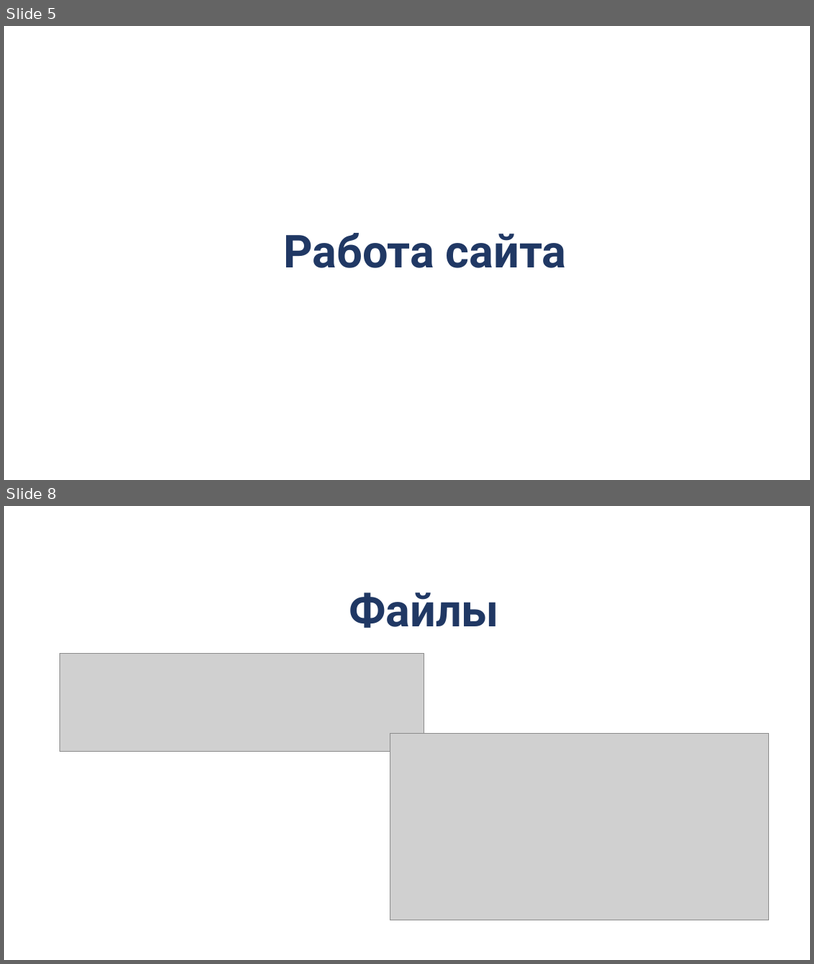
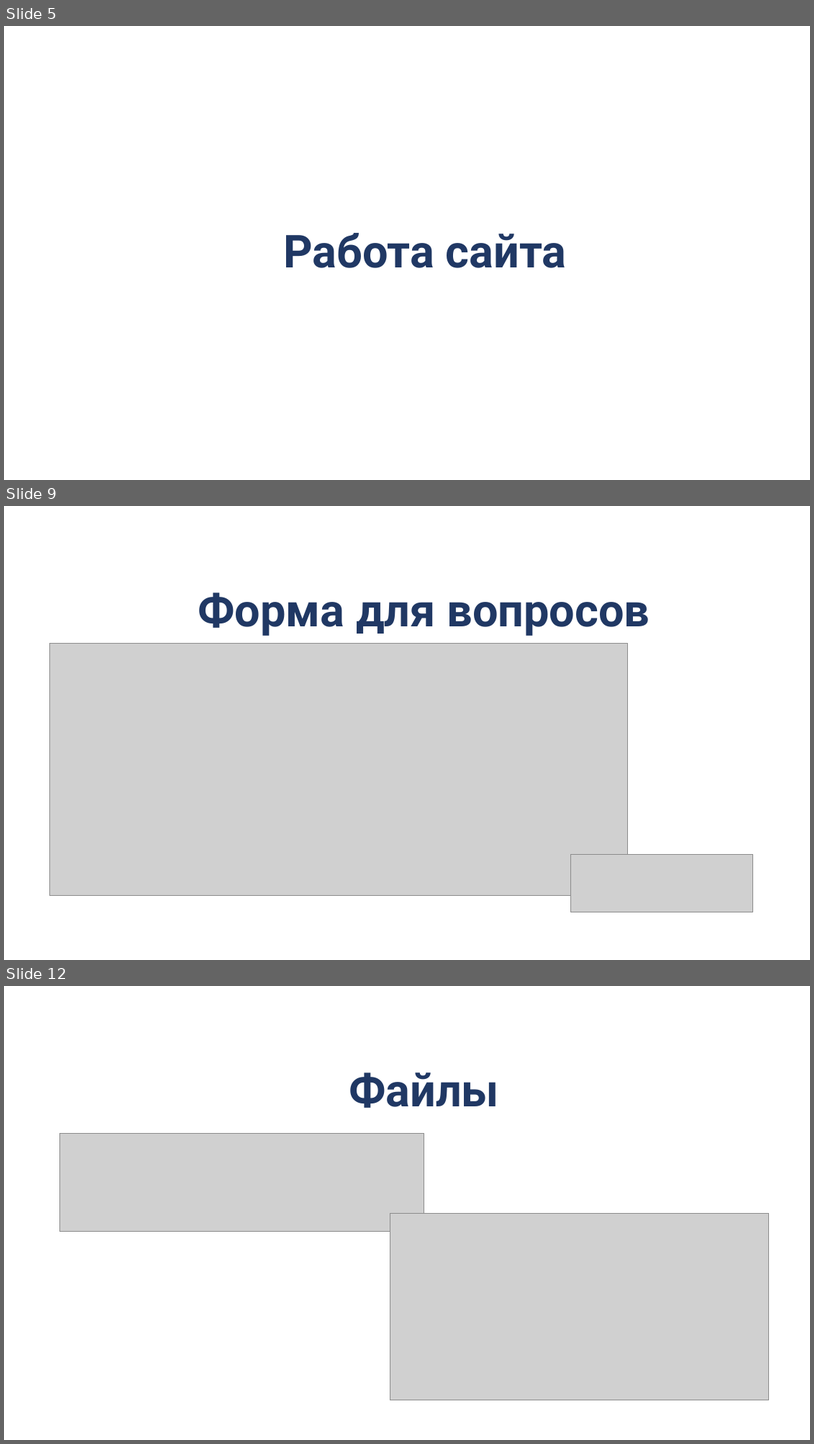
Before and after one commit to Kristal1ik/WEB, a slide deck: Презентация.pptx. Shown one above the other, each under a label of ours: slides 5 and 8 before the commit, slides 5, 9 and 12 after it; the slides between them are not shown. The pictures are 814x964 and 814x1444 pixels, drawn with LibreOffice and Linux fonts; fonts in the diff are those of the drawing; grey boxes stand for pictures; background and template pictures are left out. Boxes give left, top, right and bottom in pixels: in the first picture for what was removed or moved away, otherwise in the second. Text is boxed around its words. In the diff, an @@ line names an element or a change of style, - is before the commit and + after.

```diff
--- a/Презентация.pptx
+++ b/Презентация.pptx
@@ slide 9 added at <box>4,506,810,960</box>, background picture (left out) @@
@@ title added at <box>198,592,650,636</box>, 54 pt, text #203864, bold @@
+Форма для вопросов
@@ picture added at <box>49,644,628,896</box> @@
@@ picture added at <box>571,854,754,911</box> @@
@@ what was slide 8 is now slide 12 @@
```
Also in this commit, not shown: 3 slides changed, 3 other slides added.
